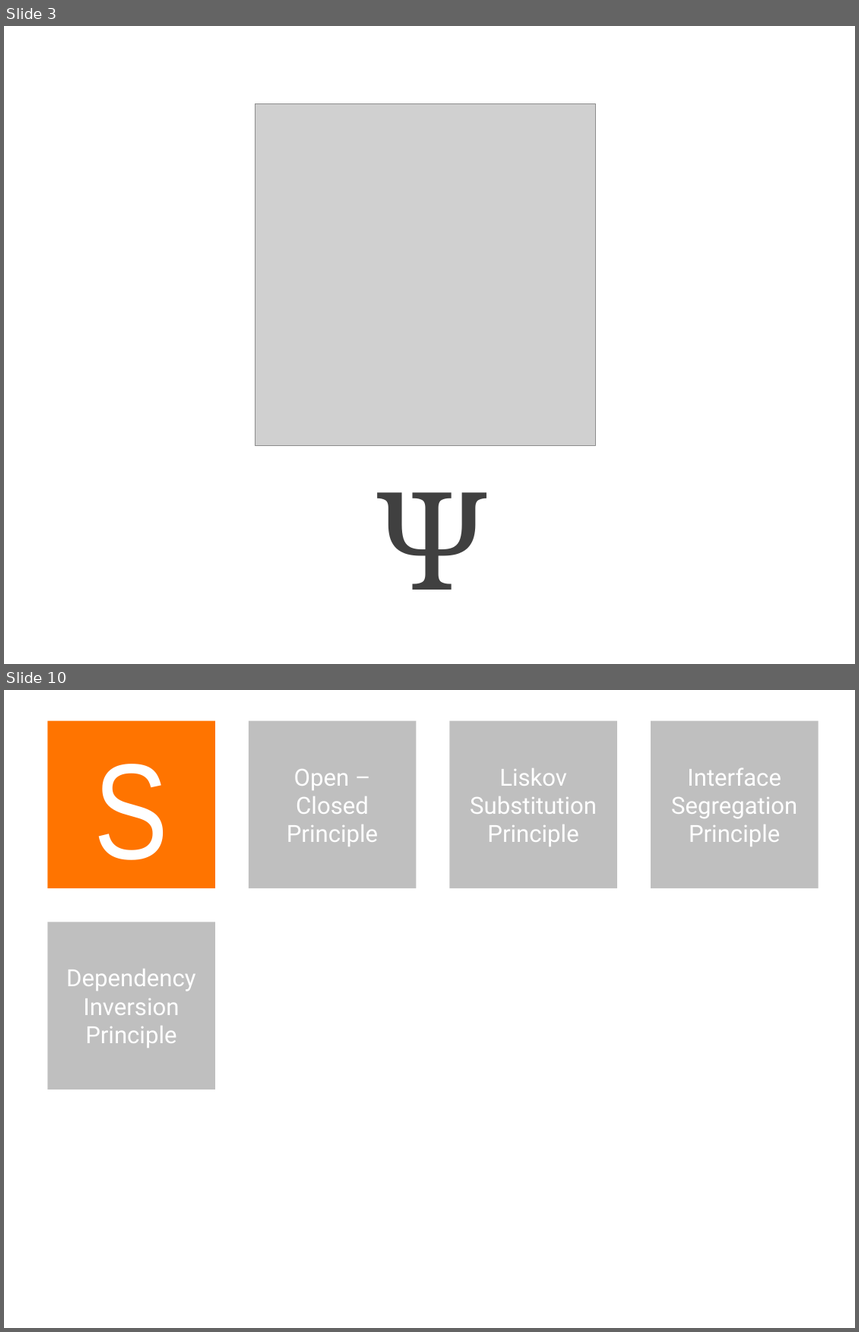
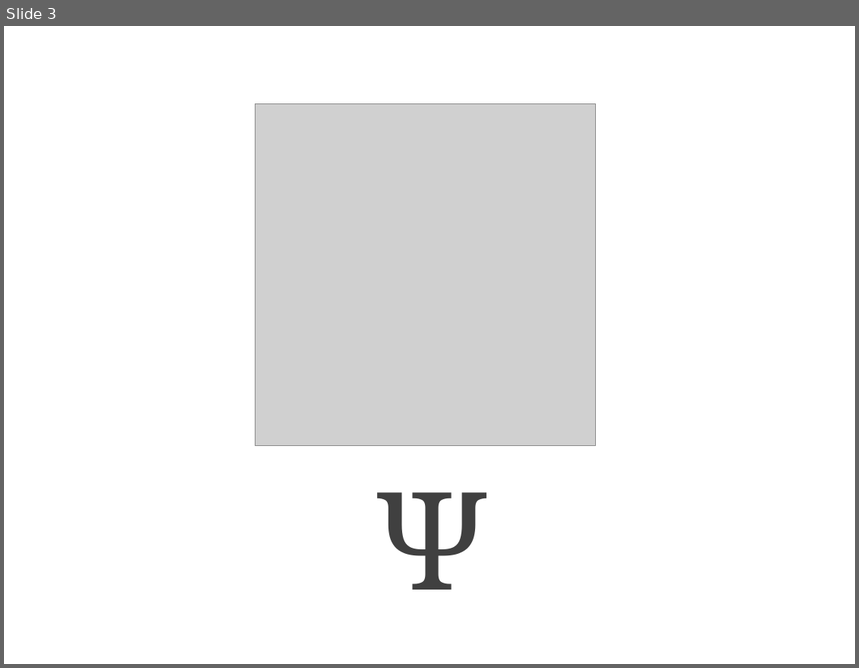
Before and after one commit to cessor/empathiccode, a slide deck: WeaselWords-DotnetDevCon.pptx. Shown one above the other, each under a label of ours: slides 3 and 10 before the commit, slide 3 after it; the slides between them are not shown. The pictures are 859x1332 and 859x668 pixels, drawn with LibreOffice and Linux fonts; fonts in the diff are those of the drawing; grey boxes stand for pictures. Boxes give left, top, right and bottom in pixels: in the first picture for what was removed or moved away, otherwise in the second. Text is boxed around its words. In the diff, an @@ line names an element or a change of style, - is before the commit and + after.

```diff
--- a/WeaselWords-DotnetDevCon.pptx
+++ b/WeaselWords-DotnetDevCon.pptx
@@ slide 10 removed at <box>4,690,855,1328</box>, background #FFFFFF @@
@@ rectangle removed at <box>47,720,215,888</box> @@
-S
@@ rectangle removed at <box>248,720,416,888</box> @@
-Open – Closed Principle
@@ rectangle removed at <box>450,720,618,888</box> @@
-Liskov Substitution Principle
@@ rectangle removed at <box>651,720,819,888</box> @@
-Interface Segregation Principle
@@ rectangle removed at <box>47,923,215,1090</box> @@
-Dependency Inversion Principle
```
Also in this commit, not shown: 1 slide changed, 51 slides added, 67 other slides removed, 1 other file.
